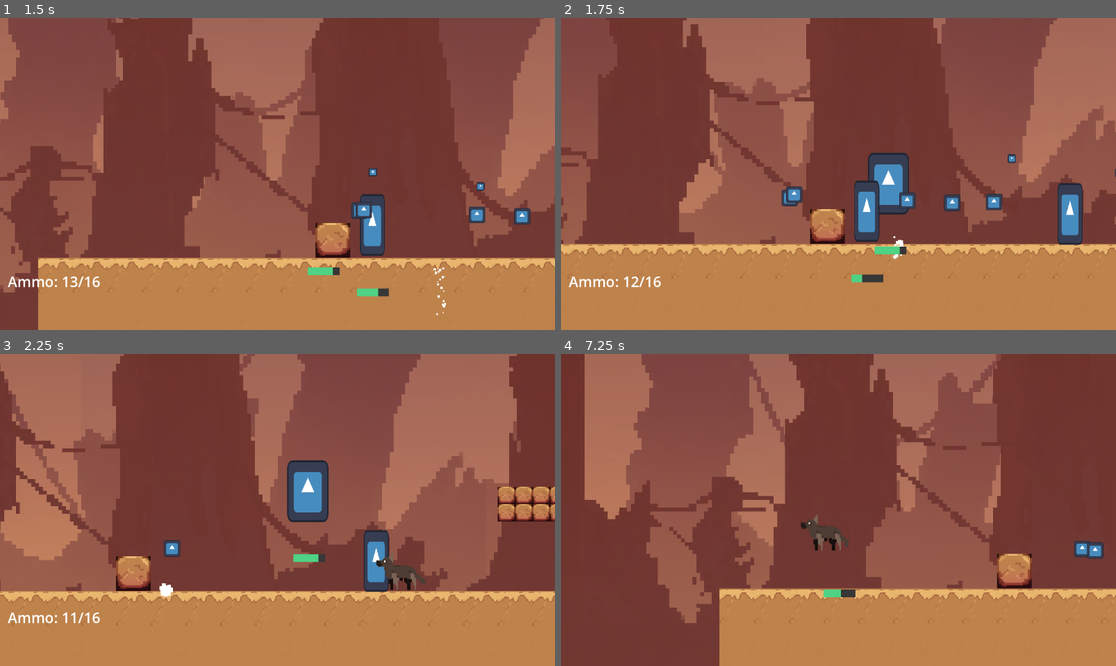
Above: before the commit, frames 1-4 (two rows, left to right).
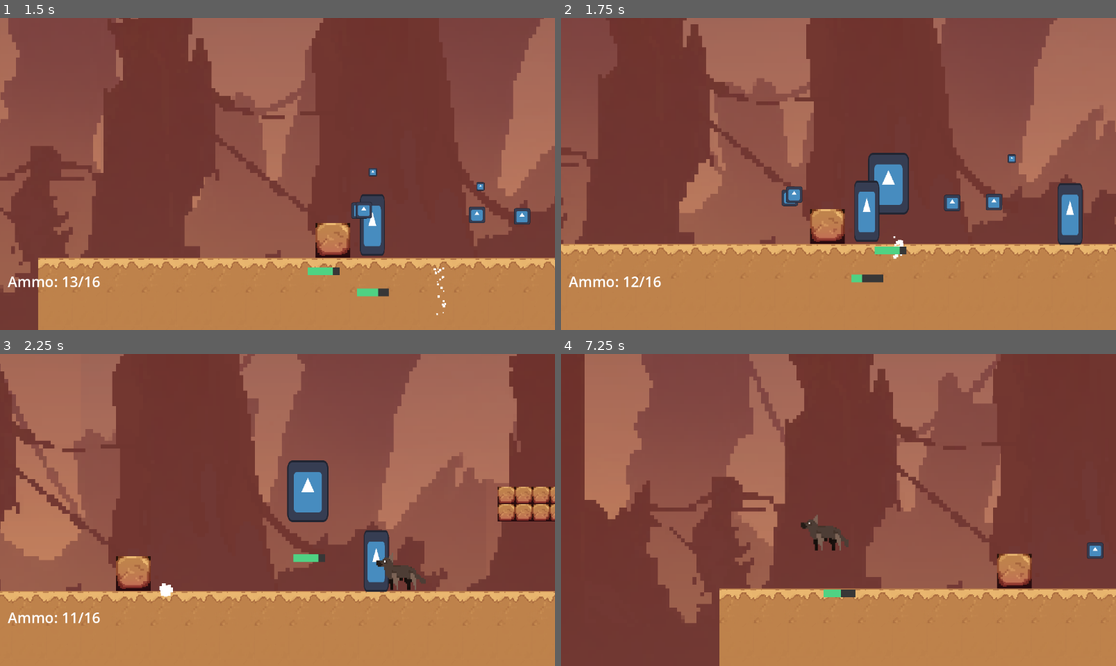
Above: after the commit, the same moments.

Repository: dzfrias/gladiator
Game: Godot game, scene res://scenes/level_playtest.tscn
The game is run twice, just before and just after one commit, with the same random seed, the same clock (stepped at 60 frames per second) and the same inputs. This scene is started directly instead of the project's main scene. The engine's default icon, where the game draws it, is replaced by a stand-in: a white triangle on a blue panel in a dark square.
Inputs (mouse positions are in pixels of both pictures, inside the frame that each line leads up to):
- Up to frame 1 (1.5 s): move the mouse to (249, 236) at 0.52 s; press the mouse at (249, 236) at 0.53 s; hold D (right) from 0.53 s (still down); tap Space (jump) at 0.77, 1.07 s; move the mouse to (444, 220) at 1.27 s; release the mouse at (444, 220) at 1.28 s; tap S (crouch) at 1.35 s
- Up to frame 2 (1.75 s): keep holding D (right); tap Space (jump) at 1.52 s; click (1005, 220) at 1.55 s
- Up to frame 3 (2.25 s): tap Space (jump) at 1.82 s; move the mouse to (111, 463) at 2.02 s; release D (right) at 2.03 s; press the mouse at (111, 463) at 2.03 s; hold A (left) from 2.03 s (still down)
- Up to frame 4 (7.25 s): move the mouse to (866, 510) at 2.77 s; release the mouse at (866, 510) at 2.78 s; tap E (roll) at 2.85 s; tap Space (jump) at 3.02, 3.32, 3.77, 4.07, 4.52, 4.82, 6.02, 6.32, 6.77, 7.07 s; click (866, 510) at 3.05 s; move the mouse to (755, 432) at 3.52 s; hold Q (toggle_weapon) 3.53-4.28 s; click (755, 432) at 3.8 s; move the mouse to (960, 494) at 4.27 s; release A (left) at 4.28 s; hold D (right) from 4.28 s (still down); click (960, 494) at 4.35 s; move the mouse to (727, 525) at 5.02 s; hold S (crouch) 5.03-5.78 s; click (727, 525) at 5.3 s; move the mouse to (894, 441) at 5.77 s; click (894, 441) at 5.85 s; tap Enter at 6.5 s; move the mouse to (810, 572) at 6.52 s; hold E (roll) from 6.53 s (still down); click (810, 572) at 6.8 s

Frame 1 is identical in both runs. In frame 2, 0.1% of the frame differs, in the area x 60-100%, y 48-62%; in frame 3, 0.2%, in the area x 29-33%, y 59-66%; in frame 4, 0.1%.
Error in both runs: Invalid assignment of property or key 'position' with value of type 'Vector2' on a base object of type 'Nil'. (res://scripts/player/player.gd:120)

Commit message:
add lifetime to projectiles
prevent damaging enemies off screen

Diff:
--- a/scripts/horizontal_projectile.gd
+++ b/scripts/horizontal_projectile.gd
@@ -2,6 +2,7 @@
 
 var velocity: Vector2
 var damage := 15.0
+var lifetime := 0.75
 
 func _ready() -> void:
 	body_entered.connect(_on_body_entered)
@@ -9,6 +10,8 @@
 func fire(speed: float, angle: float):
 	assert(speed >= 0)
 	velocity = Vector2.RIGHT.rotated(angle) * speed
+	await get_tree().create_timer(lifetime).timeout
+	queue_free()
 
 func _process(delta: float) -> void:
 	position += velocity * delta
--- a/scripts/player/weapon.gd
+++ b/scripts/player/weapon.gd
@@ -33,10 +33,10 @@
 	else:
 		angle = PI
 	angle = randfn(angle, weapon_stats.angle_variance)
+	get_tree().current_scene.add_child(projectile)
 	projectile.fire(weapon_stats.projectile_speed, angle)
 	projectile.damage = weapon_stats.damage
 	projectile.global_position = global_position
-	get_tree().current_scene.add_child(projectile)
 
 	ammo -= 1
 	on_ammo_changed.emit(ammo, weapon_stats.max_ammo)
